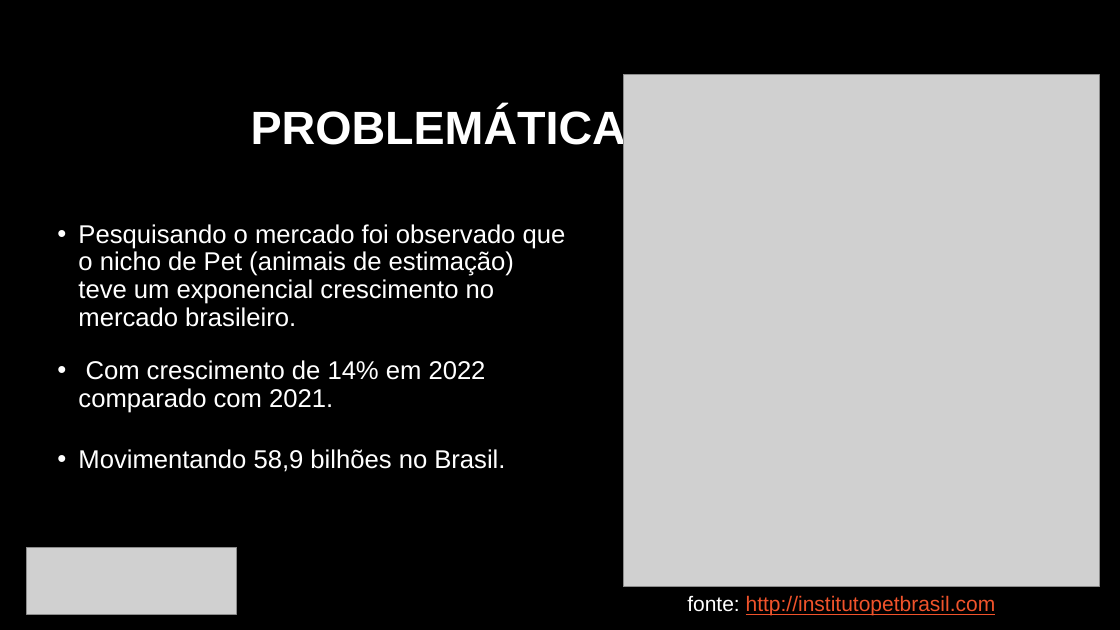
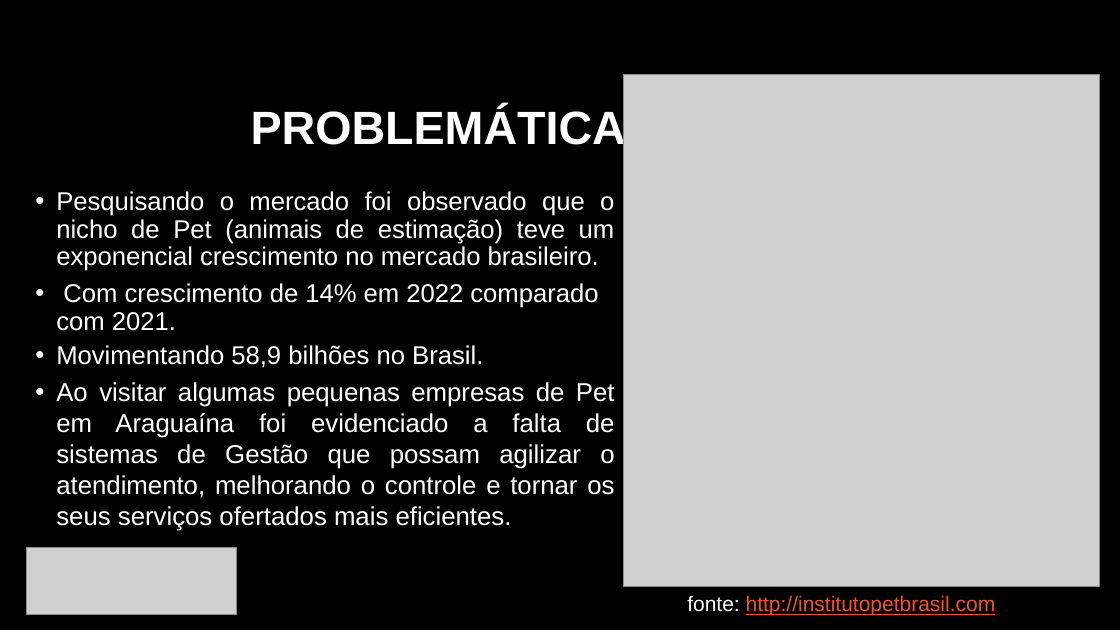
Before and after one commit to railsonsousa10/TesteDeSistema, a slide deck: slide 2 of Gestão Pet Shop.pptx. Drawn at 1120x630 pixels with LibreOffice and Linux fonts; fonts in the diff are those of the drawing; grey boxes stand for pictures; background and template pictures are left out. Boxes give left, top, right and bottom in pixels: in the first picture for what was removed or moved away, otherwise in the second. Text is boxed around its words. In the diff, an @@ line names an element or a change of style, - is before the commit and + after.

Commit message:
update

```diff
--- a/Gestão Pet Shop.pptx
+++ b/Gestão Pet Shop.pptx
@@ text "Pesquisando o mercado foi observado ...": place and size @@
-text "Pesquisando o mercado foi observado ..." at <box>78,224,566,327</box>
+text "Pesquisando o mercado foi observado ..." at <box>56,191,615,271</box>
@@ text "Pesquisando o mercado foi observado ..." at <box>56,191,615,271</box>: alignment left to justified @@
@@ text "Com crescimento de 14% em ..." rewrapped from <box>78,360,486,413</box> to <box>56,283,598,331</box> @@
@@ text "Movimentando 58,9 bilhões no Brasil.": place and size @@
-text "Movimentando 58,9 bilhões no Brasil." at <box>78,449,505,472</box>
+text "Movimentando 58,9 bilhões no Brasil." at <box>56,345,483,368</box>
@@ text added at <box>56,382,615,531</box>, 22.1 pt, text #FFFFFF @@
+• Ao visitar algumas pequenas empresas de Pet em Araguaína foi evidenciado a falta de sistemas de Gestão que possam agilizar o atendimento, melhorando o controle e tornar os seus serviços ofertados mais eficientes.
```
Also in this commit, not shown: 2 other slides changed, 3 slides added, 1 slide removed.
